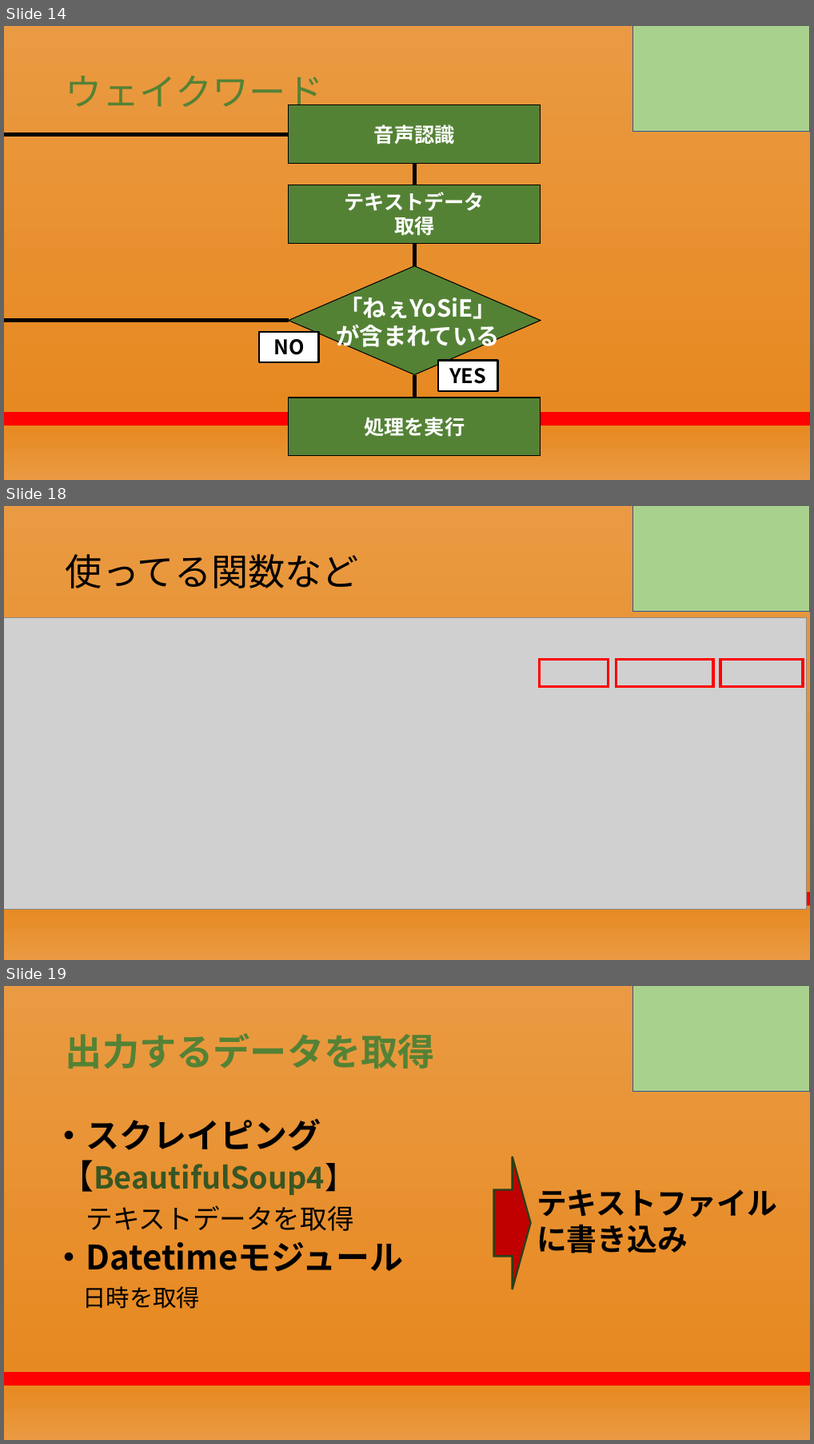
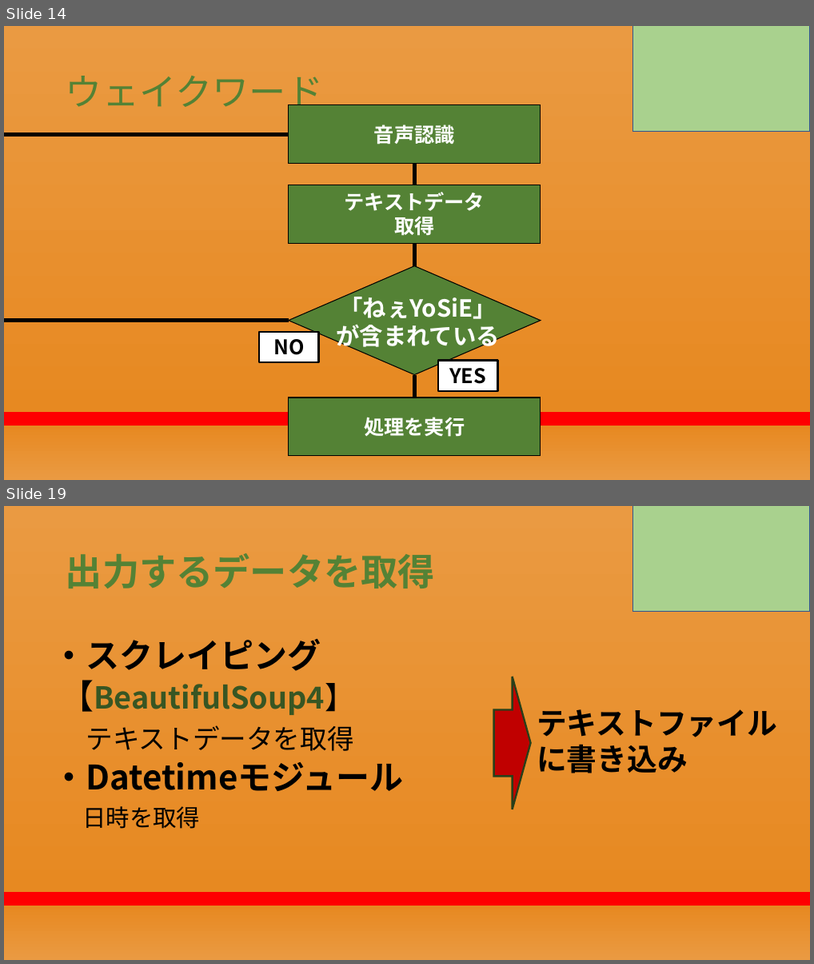
Before and after one commit to RikiishiSuzunosuke/AIspeaker_yosie, a slide deck: presentation/AIスピーカー開発_2.pptx. Shown one above the other, each under a label of ours: slides 14, 18 and 19 before the commit, slides 14 and 19 after it; the slides between them are not shown. The pictures are 814x1444 and 814x964 pixels, drawn with LibreOffice and Linux fonts; fonts in the diff are those of the drawing; grey boxes stand for pictures. Boxes give left, top, right and bottom in pixels: in the first picture for what was removed or moved away, otherwise in the second. Text is boxed around its words. In the diff, an @@ line names an element or a change of style, - is before the commit and + after.

```diff
--- a/presentation/AIスピーカー開発_2.pptx
+++ b/presentation/AIスピーカー開発_2.pptx
@@ slide 18 removed at [4,506,810,960], background gradient #EA9A42 to #E78921 to #FF0000 @@
@@ rectangle removed at [633,506,810,612] @@
@@ title removed at [66,554,359,588] @@
-使ってる関数など
@@ picture removed at [4,618,807,909] @@
@@ rectangle removed at [539,659,608,687] @@
@@ rectangle removed at [617,659,714,687] @@
@@ rectangle removed at [721,659,803,687] @@
```
Also in this commit, not shown: 3 slides changed, 1 slide added.
